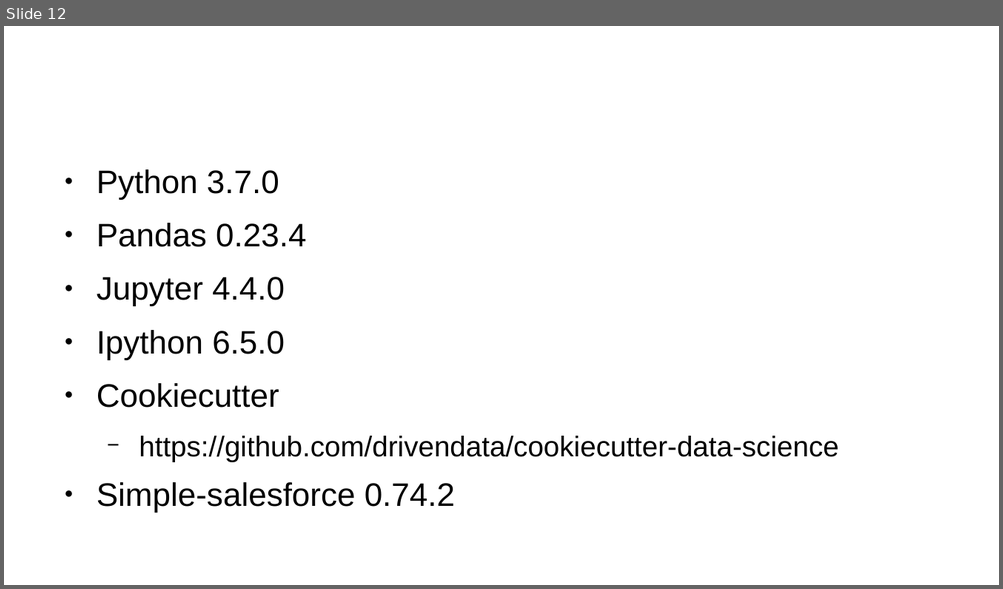
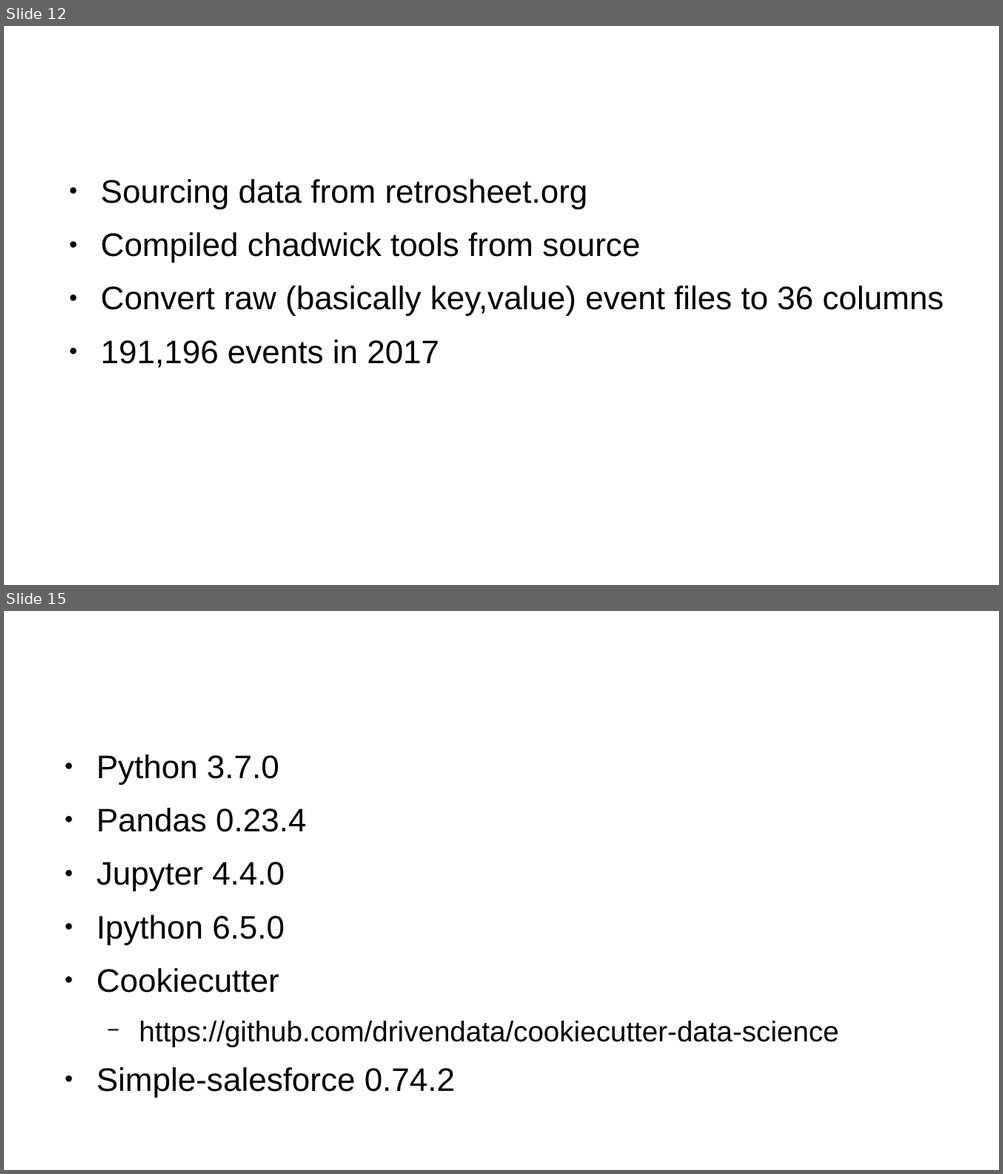
Before and after one commit to prodg1974/Jupyter-intro, a slide deck: JupyterPandas-PRodgers.odp. Shown one above the other, each under a label of ours: slide 12 before the commit, slides 12 and 15 after it; the slides between them are not shown. The pictures are 1003x589 and 1003x1174 pixels, drawn with LibreOffice and Linux fonts; fonts in the diff are those of the drawing; background and template pictures are left out. Boxes give left, top, right and bottom in pixels: in the first picture for what was removed or moved away, otherwise in the second. Text is boxed around its words. In the diff, an @@ line names an element or a change of style, - is before the commit and + after.

```diff
--- a/JupyterPandas-PRodgers.odp
+++ b/JupyterPandas-PRodgers.odp
@@ slide 12 added at bbox=[4, 26, 999, 585], background #FFFFFF @@
@@ text added at bbox=[101, 179, 944, 368], 26 pt, text #000000 @@
+● Sourcing data from retrosheet.org
+● Compiled chadwick tools from source
+● Convert raw (basically key,value) event files to 36 columns
+● 191,196 events in 2017
@@ title added at bbox=[239, 179, 302, 204], 35.7 pt, text #FFFFFF @@
+Hands On – The Data
@@ what was slide 12 is now slide 15 @@
```
Also in this commit, not shown: 6 other slides added, 3 other files.
